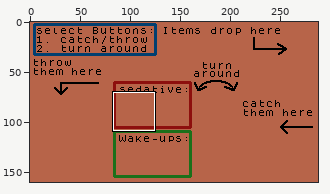
Two versions of one sprite sheet, Assets/Sprites/Background.png. Above: a wide view before the commit, with the close-up outlined.
Close-up. Earlier state:
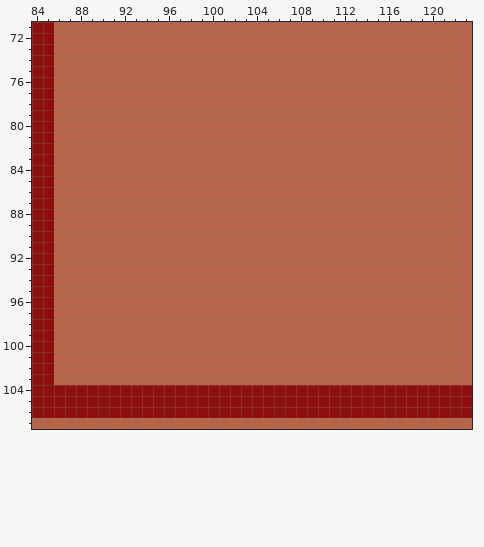
The file is 288x160 pixels. Shown: x 84..123, y 71..107. The commit also changed other parts of the picture, which this record leaves out.
After the commit:
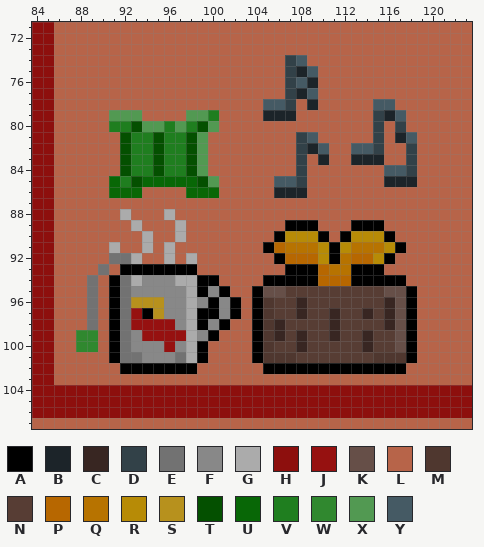
Palette (. is transparent): A #000000  B #1c2429  C #382622  D #324148  E #727272  F #888888  G #ababab  H #8d0f0d  J #961110  K #664f48  L #b76449  M #4f372f  N #573d34  P #b76700  Q #b77300  R #b78b06  S #b7911d  T #045000  U #086706  V #1f7e1f  W #30882f  X #529952  Y #455a64
The edit:
@@ x 84..123 @@
  73 HHLLLLLLLLLLLLLLLLLLLLLLLLLLLLLLLLLLLLLL
- 74 HHLLLLLLLLLLLLLLLLLLLLLLLLLLLLLLLLLLLLLL
- 75 HHLLLLLLLLLLLLLLLLLLLLLLLLLLLLLLLLLLLLLL
- 76 HHLLLLLLLLLLLLLLLLLLLLLLLLLLLLLLLLLLLLLL
- 77 HHLLLLLLLLLLLLLLLLLLLLLLLLLLLLLLLLLLLLLL
- 78 HHLLLLLLLLLLLLLLLLLLLLLLLLLLLLLLLLLLLLLL
- 79 HHLLLLLLLLLLLLLLLLLLLLLLLLLLLLLLLLLLLLLL
- 80 HHLLLLLLLLLLLLLLLLLLLLLLLLLLLLLLLLLLLLLL
- 81 HHLLLLLLLLLLLLLLLLLLLLLLLLLLLLLLLLLLLLLL
- 82 HHLLLLLLLLLLLLLLLLLLLLLLLLLLLLLLLLLLLLLL
- 83 HHLLLLLLLLLLLLLLLLLLLLLLLLLLLLLLLLLLLLLL
- 84 HHLLLLLLLLLLLLLLLLLLLLLLLLLLLLLLLLLLLLLL
- 85 HHLLLLLLLLLLLLLLLLLLLLLLLLLLLLLLLLLLLLLL
- 86 HHLLLLLLLLLLLLLLLLLLLLLLLLLLLLLLLLLLLLLL
+ 74 HHLLLLLLLLLLLLLLLLLLLLLDYLLLLLLLLLLLLLLL
+ 75 HHLLLLLLLLLLLLLLLLLLLLLDBYLLLLLLLLLLLLLL
+ 76 HHLLLLLLLLLLLLLLLLLLLLLDYBLLLLLLLLLLLLLL
+ 77 HHLLLLLLLLLLLLLLLLLLLLLDBYLLLLLLLLLLLLLL
+ 78 HHLLLLLLLLLLLLLLLLLLLYYDLBLLLLLYYLLLLLLL
+ 79 HHLLLLLXXXLLLLXXVLLLLBBBLLLLLLLDBYLLLLLL
+ 80 HHLLLLLVVTXXVXVTXLLLLLLLLLLLLLLDLDLLLLLL
+ 81 HHLLLLLLTVVTVVTXLLLLLLLLDYLLLLLDLBYLLLLL
+ 82 HHLLLLLLTVVTVVTXLLLLLLLLDBYLLYYDLLDLLLLL
+ 83 HHLLLLLLTVVTVVTXLLLLLLLLDLBLLBBBLLDLLLLL
+ 84 HHLLLLLLTVVTVVTXLLLLLLLLDLLLLLLLYYDLLLLL
+ 85 HHLLLLLUVTUUUUUTXLLLLLYYDLLLLLLLBBBLLLLL
+ 86 HHLLLLLUUULLLLUUULLLLLBBBLLLLLLLLLLLLLLL
  87 HHLLLLLLLLLLLLLLLLLLLLLLLLLLLLLLLLLLLLLL
- 88 HHLLLLLLLLLLLLLLLLLLLLLLLLLLLLLLLLLLLLLL
- 89 HHLLLLLLLLLLLLLLLLLLLLLLLLLLLLLLLLLLLLLL
- 90 HHLLLLLLLLLLLLLLLLLLLLLLLLLLLLLLLLLLLLLL
- 91 HHLLLLLLLLLLLLLLLLLLLLLLLLLLLLLLLLLLLLLL
- 92 HHLLLLLLLLLLLLLLLLLLLLLLLLLLLLLLLLLLLLLL
- 93 HHLLLLLLLLLLLLLLLLLLLLLLLLLLLLLLLLLLLLLL
- 94 HHLLLLLLLLLLLLLLLLLLLLLLLLLLLLLLLLLLLLLL
- 95 HHLLLLLLLLLLLLLLLLLLLLLLLLLLLLLLLLLLLLLL
- 96 HHLLLLLLLLLLLLLLLLLLLLLLLLLLLLLLLLLLLLLL
- 97 HHLLLLLLLLLLLLLLLLLLLLLLLLLLLLLLLLLLLLLL
- 98 HHLLLLLLLLLLLLLLLLLLLLLLLLLLLLLLLLLLLLLL
- 99 HHLLLLLLLLLLLLLLLLLLLLLLLLLLLLLLLLLLLLLL
-100 HHLLLLLLLLLLLLLLLLLLLLLLLLLLLLLLLLLLLLLL
-101 HHLLLLLLLLLLLLLLLLLLLLLLLLLLLLLLLLLLLLLL
-102 HHLLLLLLLLLLLLLLLLLLLLLLLLLLLLLLLLLLLLLL
+ 88 HHLLLLLLGLLLGLLLLLLLLLLLLLLLLLLLLLLLLLLL
+ 89 HHLLLLLLLGLLLGLLLLLLLLLAAALLLAAALLLLLLLL
+ 90 HHLLLLLLLLGLLGLLLLLLLLARRRALARRRALLLLLLL
+ 91 HHLLLLLGLLGLGLLLLLLLLAPQQQRARQQQRALLLLLL
+ 92 HHLLLLLEEGLLGLGLLLLLLLAPPPRAQPPRALLLLLLL
+ 93 HHLLLLELAAAAAAALLLLLLLLAAAPQQAAALLLLLLLL
+ 94 HHLLLELAEGFFFGGAALLLLAAAAAPPPAAAAALLLLLL
+ 95 HHLLLELAEFFFFFGAFALLAKKNNNNNNNNNKKALLLLL
+ 96 HHLLLELAESSSFFGFAFALAMNNCNNNNNNNCKALLLLL
+ 97 HHLLLELAEJASFFGAAFALAMNNCNNCNNCNCKALLLLL
+ 98 HHLLLELAEJJJJFGAFALLAMCNNNNCNNNNCKALLLLL
+ 99 HHLLWWLAEFJJJJGFALLLAMCNCNNCNNCNNKALLLLL
+100 HHLLWWLAEFFFJFGALLLLAMNNCNNNNNCNNKALLLLL
+101 HHLLLLLAEEFFFEGALLLLAMMMNNNNNNNMMMALLLLL
+102 HHLLLLLLAAAAAAALLLLLLAAAAAAAAAAAAALLLLLL
 103 HHLLLLLLLLLLLLLLLLLLLLLLLLLLLLLLLLLLLLLL
